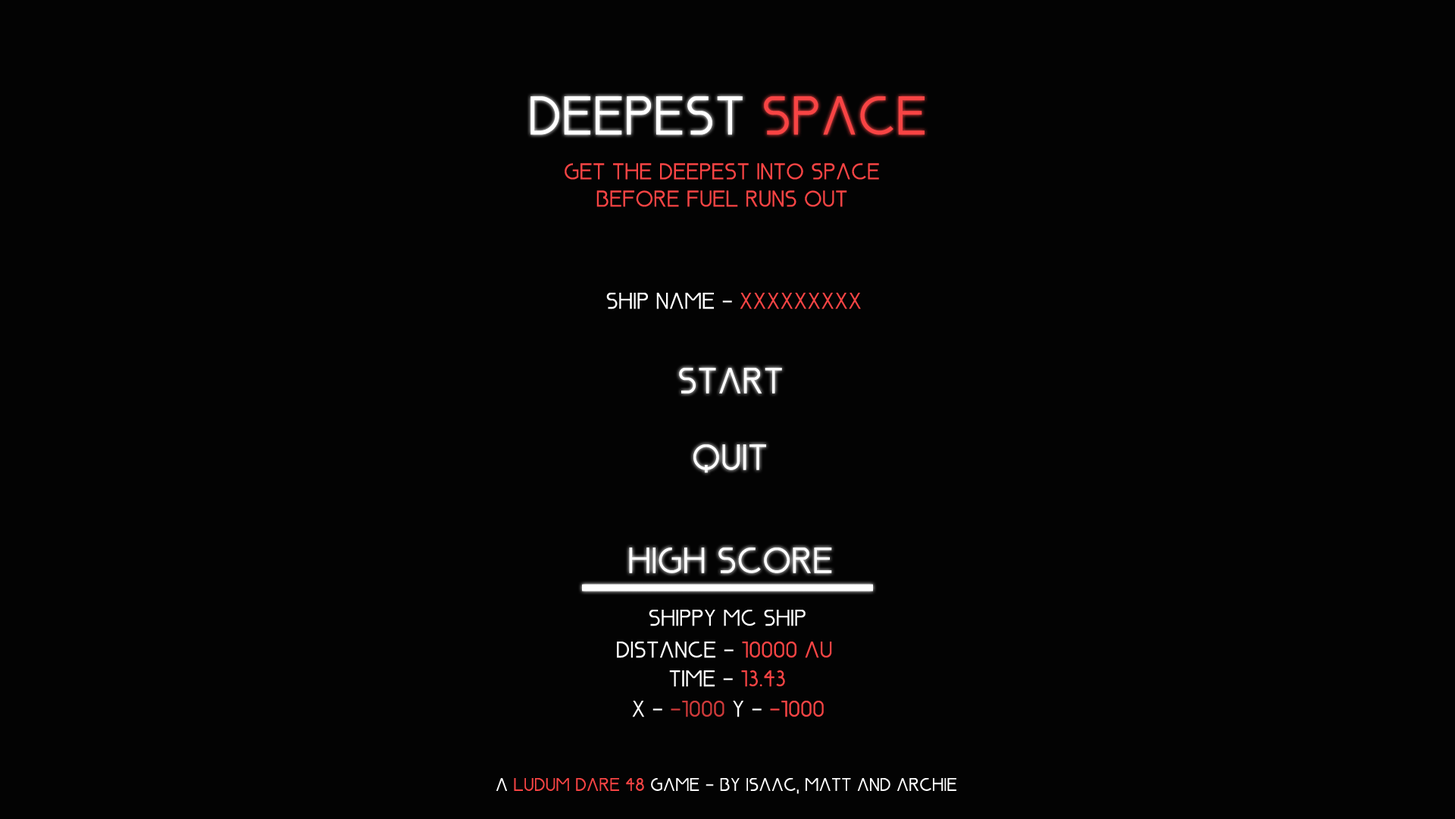
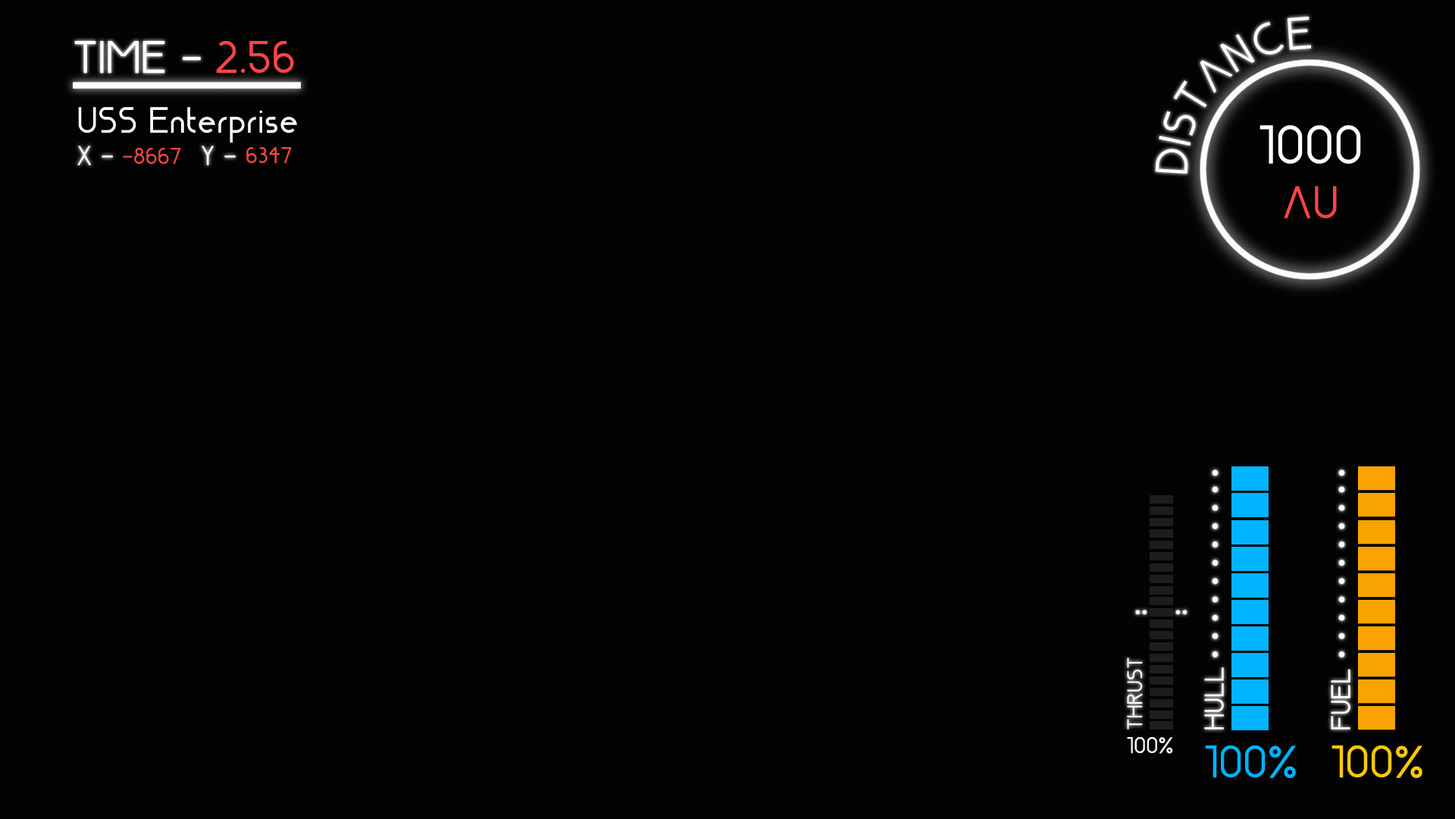
Revision of a layered (1455, 819) image; what changed, layer by layer:
hid group "Menu" (16 layers) over <box>496,96,1436,794</box>
added group "Thrust" with 25 layers above "Name & Cordinates" over <box>1127,494,1189,754</box>
added group "Group 1" with 21 layers in group "Thrust" over <box>1149,494,1174,730</box>
added layer "Layer 10 copy 11" (1st of 10, in "Thrust" › "Group 1") (10%) in group "Group 1" over <box>1149,619,1174,628</box>
added layer "Layer 10 copy 11" (5th of 10, in "Thrust" › "Group 1") (10%) in group "Group 1" over <box>1149,664,1174,674</box>
added layer "Layer 10 copy 11" (8th of 10, in "Thrust" › "Group 1") (10%) in group "Group 1" over <box>1149,698,1174,708</box>
added layer "Layer 10 copy 11" (10th of 10, in "Thrust" › "Group 1") (10%) in group "Group 1" over <box>1149,720,1174,730</box>
added layer "Layer 10 copy 10" (10%) in group "Group 1" over <box>1149,494,1174,504</box>
added layer "Layer 10 copy 8" (10%) in group "Group 1" over <box>1149,517,1174,527</box>
added layer "Layer 10 copy 5" (10%) in group "Group 1" over <box>1149,551,1174,561</box>
added layer "Layer 10 copy 2" (10%) in group "Group 1" over <box>1149,585,1174,595</box>
added layer "Middle" (10%) in group "Group 1" over <box>1149,607,1174,617</box>
added layer "dots" in group "Thrust" over <box>1134,608,1189,616</box>
added layer "100%" (1st of 3, in "Thrust") in group "Thrust" over <box>1127,736,1174,754</box>
added layer "THRUST" in group "Thrust" over <box>1127,657,1144,730</box>
showed group "Name & Cordinates" (5 layers) over <box>77,106,298,166</box>
showed group "Distance" (4 layers) over <box>1155,16,1422,281</box>
showed group "Time UI" (3 layers) over <box>72,40,301,90</box>
showed group "Hull 100%" (14 layers) over <box>1204,466,1297,778</box>
showed group "Fuel 100%" (14 layers) over <box>1331,466,1423,778</box>
…and 12 more changes (12 added)
